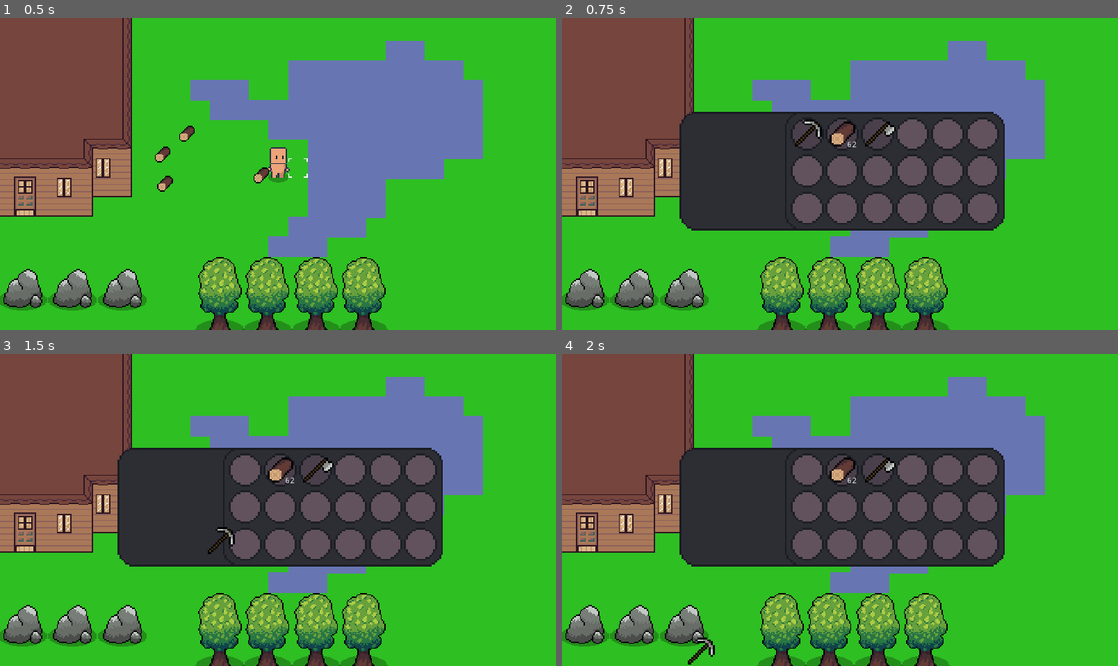
Above: before the commit, frames 1-4 (two rows, left to right).
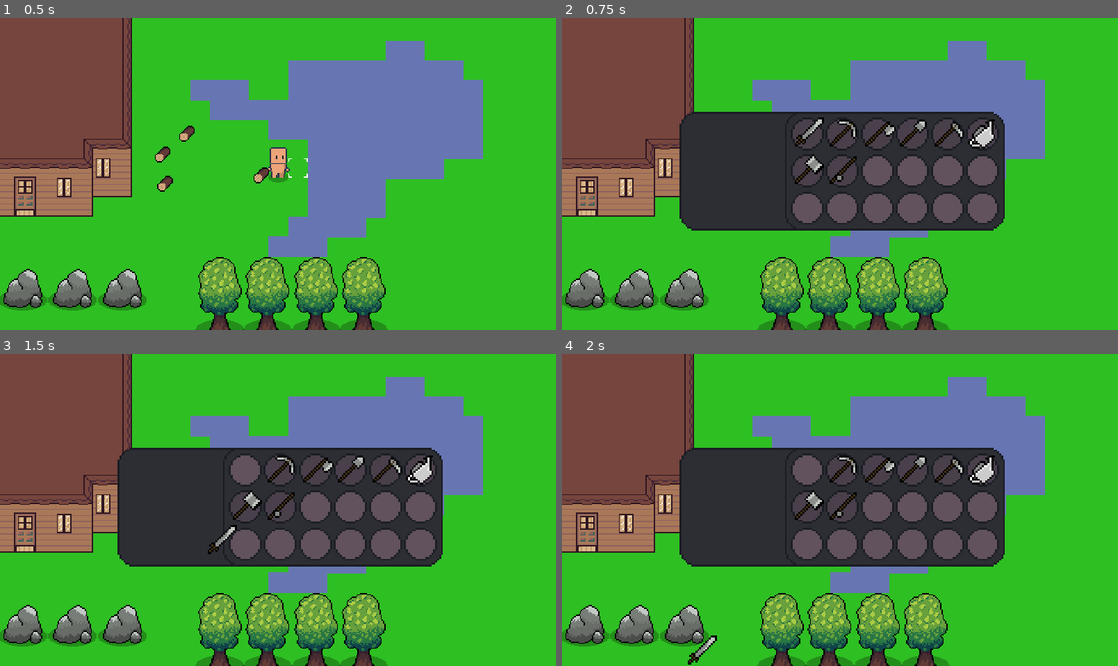
Above: after the commit, the same moments.

Repository: Xtero61/ciftci
Game: Godot game, scene res://test.tscn
Two runs of this game, one before a commit and one after it. Both use one fixed random seed, a clock stepped at 60 frames per second and the inputs below.
Inputs (mouse positions are in pixels of both pictures, inside the frame that each line leads up to):
- Up to frame 1 (0.5 s): no input
- Up to frame 2 (0.75 s): move the mouse to (962, 158) at 0.52 s; hold E (Envanter) from 0.53 s (still down); click (962, 158) at 0.67 s
- Up to frame 3 (1.5 s): tap 1 (Yuva1) at 0.8 s; release E (Envanter) at 1.25 s; tap Enter at 1.25 s; drag from (244, 469) to (122, 634) at 1.27 s
- Up to frame 4 (2 s): no input

Frame 1 is identical in both runs. In frame 2, 1.2% of the frame differs, in the area x 41-78%, y 31-54%; in frame 3, 1.2%; in frame 4, 1.2%.

Commit message:
Envanter ve esyalar dosya düzenlemesi

Diff:
--- a/Alet/Kılıç/Kilic.tscn
+++ b/Alet/Kılıç/Kilic.tscn
@@ -1,7 +1,7 @@
 [gd_scene load_steps=5 format=2]
 
 [ext_resource path="res://Alet/Kılıç/KılıcEfek.png" type="Texture" id=1]
-[ext_resource path="res://Alet/Kılıç/TaşKılıc.png" type="Texture" id=2]
+[ext_resource path="res://Alet/Kılıç/TaşKılıç.png" type="Texture" id=2]
 [ext_resource path="res://Alet/Alet.gd" type="Script" id=3]
 
 [sub_resource type="RectangleShape2D" id=1]
--- a/Envanter.gd
+++ b/Envanter/Envanter.gd
@@ -1,6 +1,6 @@
 extends Node2D
 
-const SlotSinifi = preload("res://Slot.gd")
+const SlotSinifi = preload("res://Envanter/Slot.gd")
 onready var envanter_slotlari = $EnvanterSlotlari
 var tutulan_esya = null
 
--- a/Envanter.tscn
+++ b/Envanter/Envanter.tscn
@@ -1,17 +1,17 @@
 [gd_scene load_steps=6 format=2]
 
-[ext_resource path="res://Envanter.png" type="Texture" id=1]
-[ext_resource path="res://Slot.gd" type="Script" id=2]
-[ext_resource path="res://Slot.png" type="Texture" id=3]
-[ext_resource path="res://Envanter.gd" type="Script" id=4]
+[ext_resource path="res://Envanter/Slot.gd" type="Script" id=1]
+[ext_resource path="res://Envanter/Resimler/Slot.png" type="Texture" id=2]
+[ext_resource path="res://Envanter/Envanter.gd" type="Script" id=3]
+[ext_resource path="res://Envanter/Resimler/Envanter.png" type="Texture" id=4]
 
 [sub_resource type="StyleBoxTexture" id=1]
-texture = ExtResource( 3 )
+texture = ExtResource( 2 )
 region_rect = Rect2( 0, 0, 17, 17 )
 
 [node name="Envanter" type="Node2D"]
 scale = Vector2( 2, 2 )
-script = ExtResource( 4 )
+script = ExtResource( 3 )
 
 [node name="EnvanterResim" type="TextureRect" parent="."]
 anchor_left = 0.5
@@ -22,7 +22,7 @@
 margin_top = 48.0
 margin_right = 227.0
 margin_bottom = 109.0
-texture = ExtResource( 1 )
+texture = ExtResource( 4 )
 
 [node name="EnvanterSlotlari" type="GridContainer" parent="."]
 margin_left = 117.0
@@ -38,7 +38,7 @@
 margin_bottom = 17.0
 rect_min_size = Vector2( 17, 17 )
 custom_styles/panel = SubResource( 1 )
-script = ExtResource( 2 )
+script = ExtResource( 1 )
 
 [node name="slot2" type="Panel" parent="EnvanterSlotlari"]
 margin_left = 18.0
@@ -46,7 +46,7 @@
 margin_bottom = 17.0
 rect_min_size = Vector2( 17, 17 )
 custom_styles/panel = SubResource( 1 )
-script = ExtResource( 2 )
+script = ExtResource( 1 )
 
 [node name="slot3" type="Panel" parent="EnvanterSlotlari"]
 margin_left = 36.0
@@ -54,7 +54,7 @@
 margin_bottom = 17.0
 rect_min_size = Vector2( 17, 17 )
 custom_styles/panel = SubResource( 1 )
-script = ExtResource( 2 )
+script = ExtResource( 1 )
 
 [node name="slot4" type="Panel" parent="EnvanterSlotlari"]
 margin_left = 54.0
@@ -62,7 +62,7 @@
 margin_bottom = 17.0
 rect_min_size = Vector2( 17, 17 )
 custom_styles/panel = SubResource( 1 )
-script = ExtResource( 2 )
+script = ExtResource( 1 )
 
 [node name="slot5" type="Panel" parent="EnvanterSlotlari"]
 margin_left = 72.0
@@ -70,7 +70,7 @@
 margin_bottom = 17.0
 rect_min_size = Vector2( 17, 17 )
 custom_styles/panel = SubResource( 1 )
-script = ExtResource( 2 )
+script = ExtResource( 1 )
 
 [node name="slot6" type="Panel" parent="EnvanterSlotlari"]
 margin_left = 90.0
@@ -78,7 +78,7 @@
 margin_bottom = 17.0
 rect_min_size = Vector2( 17, 17 )
 custom_styles/panel = SubResource( 1 )
-script = ExtResource( 2 )
+script = ExtResource( 1 )
 
 [node name="slot7" type="Panel" parent="EnvanterSlotlari"]
 margin_top = 19.0
@@ -86,7 +86,7 @@
 margin_bottom = 36.0
 rect_min_size = Vector2( 17, 17 )
 custom_styles/panel = SubResource( 1 )
-script = ExtResource( 2 )
+script = ExtResource( 1 )
 
 [node name="slot8" type="Panel" parent="EnvanterSlotlari"]
 margin_left = 18.0
@@ -95,7 +95,7 @@
 margin_bottom = 36.0
 rect_min_size = Vector2( 17, 17 )
 custom_styles/panel = SubResource( 1 )
-script = ExtResource( 2 )
+script = ExtResource( 1 )
 
 [node name="slot9" type="Panel" parent="EnvanterSlotlari"]
 margin_left = 36.0
@@ -104,7 +104,7 @@
 margin_bottom = 36.0
 rect_min_size = Vector2( 17, 17 )
 custom_styles/panel = SubResource( 1 )
-script = ExtResource( 2 )
+script = ExtResource( 1 )
 
 [node name="slot10" type="Panel" parent="EnvanterSlotlari"]
 margin_left = 54.0
@@ -113,7 +113,7 @@
 margin_bottom = 36.0
 rect_min_size = Vector2( 17, 17 )
 custom_styles/panel = SubResource( 1 )
-script = ExtResource( 2 )
+script = ExtResource( 1 )
 
 [node name="slot11" type="Panel" parent="EnvanterSlotlari"]
 margin_left = 72.0
@@ -122,7 +122,7 @@
 margin_bottom = 36.0
 rect_min_size = Vector2( 17, 17 )
 custom_styles/panel = SubResource( 1 )
-script = ExtResource( 2 )
+script = ExtResource( 1 )
 
 [node name="slot12" type="Panel" parent="EnvanterSlotlari"]
 margin_left = 90.0
@@ -131,7 +131,7 @@
 margin_bottom = 36.0
 rect_min_size = Vector2( 17, 17 )
 custom_styles/panel = SubResource( 1 )
-script = ExtResource( 2 )
+script = ExtResource( 1 )
 
 [node name="slot13" type="Panel" parent="EnvanterSlotlari"]
 margin_top = 38.0
@@ -139,7 +139,7 @@
 margin_bottom = 55.0
 rect_min_size = Vector2( 17, 17 )
 custom_styles/panel = SubResource( 1 )
-script = ExtResource( 2 )
+script = ExtResource( 1 )
 
 [node name="slot14" type="Panel" parent="EnvanterSlotlari"]
 margin_left = 18.0
@@ -148,7 +148,7 @@
 margin_bottom = 55.0
 rect_min_size = Vector2( 17, 17 )
 custom_styles/panel = SubResource( 1 )
-script = ExtResource( 2 )
+script = ExtResource( 1 )
 
 [node name="slot15" type="Panel" parent="EnvanterSlotlari"]
 margin_left = 36.0
@@ -157,7 +157,7 @@
 margin_bottom = 55.0
 rect_min_size = Vector2( 17, 17 )
 custom_styles/panel = SubResource( 1 )
-script = ExtResource( 2 )
+script = ExtResource( 1 )
 
 [node name="slot16" type="Panel" parent="EnvanterSlotlari"]
 margin_left = 54.0
@@ -166,7 +166,7 @@
 margin_bottom = 55.0
 rect_min_size = Vector2( 17, 17 )
 custom_styles/panel = SubResource( 1 )
-script = ExtResource( 2 )
+script = ExtResource( 1 )
 
 [node name="slot17" type="Panel" parent="EnvanterSlotlari"]
 margin_left = 72.0
@@ -175,7 +175,7 @@
 margin_bottom = 55.0
 rect_min_size = Vector2( 17, 17 )
 custom_styles/panel = SubResource( 1 )
-script = ExtResource( 2 )
+script = ExtResource( 1 )
 
 [node name="slot18" type="Panel" parent="EnvanterSlotlari"]
 margin_left = 90.0
@@ -184,4 +184,4 @@
 margin_bottom = 55.0
 rect_min_size = Vector2( 17, 17 )
 custom_styles/panel = SubResource( 1 )
-script = ExtResource( 2 )
+script = ExtResource( 1 )
--- a/OyuncuEnvanter.gd
+++ b/Envanter/OyuncuEnvanter.gd
@@ -1,13 +1,18 @@
 extends Node
 
 const ENVANTER_SLOT = 17
-const SlotSinifi = preload("res://Slot.gd")
-const EsyaSinifi = preload("res://Esya.gd")
+const SlotSinifi = preload("res://Envanter/Slot.gd")
+const EsyaSinifi = preload("res://Esyalar/Esya.gd")
 
 var envanter = {
-	0: ["Taş Kazma", 1],
-	1: ["Odun", 62],
-	2: ["Taş Balta", 1]
+	0: ["Taş Kılıç", 1],
+	1: ["Taş Kazma", 1],
+	2: ["Taş Balta", 1],
+	3: ["Taş Kürek", 1],
+	4: ["Taş Çapa", 1],
+	5: ["Sulama Kabı", 1],
+	6: ["Taş Çekiç", 1],
+	7: ["Olta", 1],
 }
 
 func esya_ekleme(esya_isim, esya_miktar):
--- a/Slot.gd
+++ b/Envanter/Slot.gd
@@ -1,12 +1,12 @@
 extends Panel
 
-var dolu_resim = preload("res://DoluSlot.png")
-var bos_resim = preload("res://Slot.png")
+var dolu_resim = preload("res://Envanter/Resimler/DoluSlot.png")
+var bos_resim = preload("res://Envanter/Resimler/Slot.png")
 
 var dolu_style : StyleBoxTexture = null
 var bos_style : StyleBoxTexture = null
 
-var EsyaSinifi = preload("res://Esya.tscn")
+var EsyaSinifi = preload("res://Esyalar/Esya.tscn")
 var esya = null
 var slot_sayisi
 
--- a/DunyaEsya.tscn
+++ b/Esyalar/DunyaEsya.tscn
@@ -1,7 +1,7 @@
 [gd_scene load_steps=4 format=2]
 
-[ext_resource path="res://Odun.png" type="Texture" id=1]
-[ext_resource path="res://DunyaEsya.gd" type="Script" id=2]
+[ext_resource path="res://Esyalar/Resimler/Odun.png" type="Texture" id=1]
+[ext_resource path="res://Esyalar/DunyaEsya.gd" type="Script" id=2]
 
 [sub_resource type="CircleShape2D" id=1]
 radius = 5.0
--- a/Esya.tscn
+++ b/Esyalar/Esya.tscn
@@ -1,6 +1,6 @@
 [gd_scene load_steps=3 format=2]
 
-[ext_resource path="res://Esya.gd" type="Script" id=1]
+[ext_resource path="res://Esyalar/Esya.gd" type="Script" id=1]
 [ext_resource path="res://Alet/Balta/TaşBalta.png" type="Texture" id=2]
 
 [node name="Esya" type="Node2D"]
--- a/Oyuncu/Oyuncu.tscn
+++ b/Oyuncu/Oyuncu.tscn
@@ -12,7 +12,7 @@
 [ext_resource path="res://Blok/Camlı Duvar/CamlıDuvaricon.png" type="Texture" id=10]
 [ext_resource path="res://Blok/Çatı/Çatıicon.png" type="Texture" id=11]
 [ext_resource path="res://Blok/Tahta_Zemin_icon.png" type="Texture" id=12]
-[ext_resource path="res://Envanter.tscn" type="PackedScene" id=13]
+[ext_resource path="res://Envanter/Envanter.tscn" type="PackedScene" id=13]
 [ext_resource path="res://Oyuncu/UI.gd" type="Script" id=14]
 [ext_resource path="res://Oyuncu/EsyaAlmaAlani.gd" type="Script" id=15]
 
--- a/Veri/JSONVeri.gd
+++ b/Veri/JSONVeri.gd
@@ -4,7 +4,7 @@
 	"Odun": {
 		"EsyaTürü": "Kaynak",
 		"BirikmeMiktarı": 64,
-		"ResimYolu": "res://Odun.png",
+		"ResimYolu": "res://Esyalar/Resimler/Odun.png",
 	},
 	"Taş Kazma": {
 		"EsyaTürü": "Kazma",
@@ -19,7 +19,33 @@
 	"Taş Kürek": {
 		"EsyaTürü": "Kürek",
 		"BirikmeMiktarı": 1,
-	}
+		"ResimYolu" : "res://Alet/Kürek/TaşKürek.png",
+	},
+	"Taş Kılıç": {
+		"EsyaTürü": "Kılıç",
+		"BirikmeMiktarı": 1,
+		"ResimYolu" : "res://Alet/Kılıç/TaşKılıç.png",
+	},
+	"Taş Çapa": {
+		"EsyaTürü": "Çapa",
+		"BirikmeMiktarı": 1,
+		"ResimYolu" : "res://Alet/Çapa/TaşÇapa.png",
+	},
+	"Taş Çekiç": {
+		"EsyaTürü": "Çekiç",
+		"BirikmeMiktarı": 1,
+		"ResimYolu" : "res://Alet/Çekiç/TaşÇekiç.png",
+	},
+	"Sulama Kabı": {
+		"EsyaTürü": "Sulama Kabı",
+		"BirikmeMiktarı": 1,
+		"ResimYolu" : "res://Alet/Sulama Kabı/SulamaKabı.png",
+	},
+	"Olta": {
+		"EsyaTürü": "Olta",
+		"BirikmeMiktarı": 1,
+		"ResimYolu" : "res://Alet/Olta/Olta.png",
+	},
 }
 
 #func _ready():
--- a/project.godot
+++ b/project.godot
@@ -32,7 +32,7 @@
 
 Genel="*res://Genel.gd"
 JsonVeri="*res://Veri/JSONVeri.gd"
-OyuncuEnvanter="*res://OyuncuEnvanter.gd"
+OyuncuEnvanter="*res://Envanter/OyuncuEnvanter.gd"
 
 [debug]
 
--- a/test.tscn
+++ b/test.tscn
@@ -17,7 +17,7 @@
 [ext_resource path="res://Yeryuzu/Agac/Agac.tscn" type="PackedScene" id=15]
 [ext_resource path="res://Yeryuzu/Tas/Tas.tscn" type="PackedScene" id=16]
 [ext_resource path="res://Blok/Tahta_Zemin.png" type="Texture" id=17]
-[ext_resource path="res://DunyaEsya.tscn" type="PackedScene" id=18]
+[ext_resource path="res://Esyalar/DunyaEsya.tscn" type="PackedScene" id=18]
 
 [sub_resource type="TileSet" id=1]
 0/name = "Toprak_Tarla.png 0"
Renamed: Alet/Kılıç/TaşKılıc.png -> Alet/Kılıç/TaşKılıç.png
Not shown, changed: Alet/Kılıç/TaşKılıç.png.import
Renamed: DoluSlot.png -> Envanter/Resimler/DoluSlot.png
Not shown, changed: Envanter/Resimler/DoluSlot.png.import
Renamed: Envanter.png -> Envanter/Resimler/Envanter.png
Not shown, changed: Envanter/Resimler/Envanter.png.import
Renamed: HızlıErişim.png -> Envanter/Resimler/HızlıErişim.png
Not shown, changed: Envanter/Resimler/HızlıErişim.png.import
Renamed: SandıkEnvanter.png -> Envanter/Resimler/SandıkEnvanter.png
Not shown, changed: Envanter/Resimler/SandıkEnvanter.png.import
Renamed: Slot.png -> Envanter/Resimler/Slot.png
Not shown, changed: Envanter/Resimler/Slot.png.import
(and 6 more such lines)
